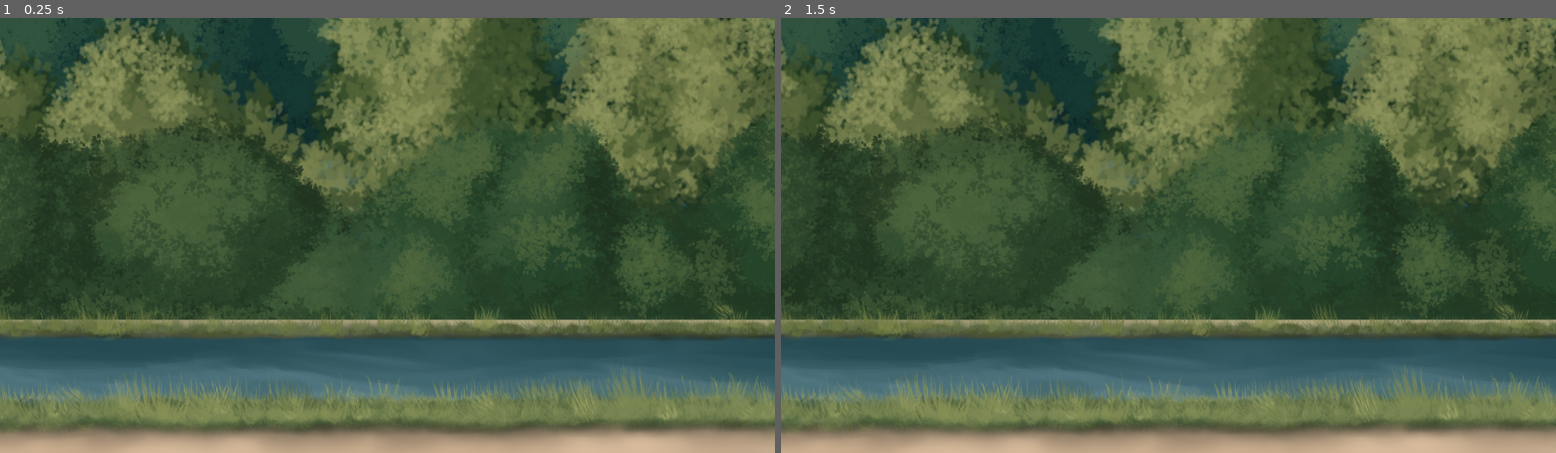
Above: before the commit, frames 1-2 (left to right).
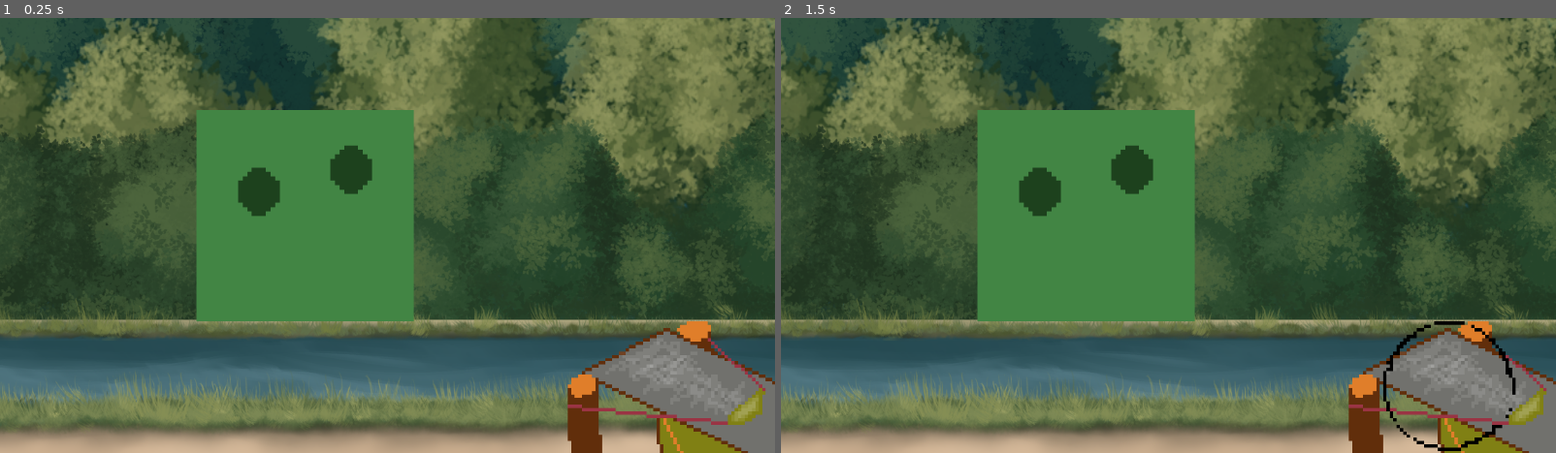
Above: after the commit, the same moments.

Repository: Karidus-423/chukichuki
Game: Godot game, scene res://main.tscn
Same seed, same stepped clock (60 frames per second), same inputs: the game is played once before the commit and once after it. Before the commit the project starts from res://scenes/background.tscn.
Inputs (mouse positions are in pixels of both pictures, inside the frame that each line leads up to):
- Up to frame 1 (0.25 s): no input
- Up to frame 2 (1.5 s): tap Enter at 0.5 s; move the mouse to (1339, 213) at 0.52 s; press the mouse at (1339, 213) at 0.53 s; tap Space at 1.25 s; move the mouse to (1013, 257) at 1.27 s; release the mouse at (1013, 257) at 1.28 s; click (1013, 257) at 1.35 s

The runs differ from the first frame. In frame 1, 18% of the frame differs, in the area x 25-100%, y 21-100%; in frame 2, 19%.
Error after the commit: Invalid access to property or key 'position' on a base object of type 'InputEventKey'. (res://scenes/shooter.gd:14)

Commit message:
basic script setup

Diff:
--- /dev/null
+++ b/main.tscn
@@ -0,0 +1,17 @@
+[gd_scene load_steps=4 format=3 uid="uid://bjrib016ix55n"]
+
+[ext_resource type="PackedScene" uid="uid://bteov26cvd4pv" path="res://scenes/background.tscn" id="1_0xm2m"]
+[ext_resource type="PackedScene" uid="uid://dw1ym850arqdr" path="res://scenes/shooter.tscn" id="2_h2yge"]
+[ext_resource type="PackedScene" uid="uid://b0fe0xeug3g5v" path="res://scenes/choku.tscn" id="3_h2yge"]
+
+[node name="main" type="Node2D"]
+
+[node name="background" parent="." instance=ExtResource("1_0xm2m")]
+
+[node name="choku" parent="." instance=ExtResource("3_h2yge")]
+position = Vector2(450, 308)
+scale = Vector2(6.86667, 6.5625)
+
+[node name="shooter_main" parent="." instance=ExtResource("2_h2yge")]
+position = Vector2(991, 566)
+scale = Vector2(5.06, 4.95813)
--- a/project.godot
+++ b/project.godot
@@ -11,9 +11,17 @@
 [application]
 
 config/name="chukichuki"
-run/main_scene="uid://bteov26cvd4pv"
+run/main_scene="uid://bjrib016ix55n"
 config/features=PackedStringArray("4.4", "GL Compatibility")
 config/icon="res://icon.svg"
+
+[input]
+
+shoot={
+"deadzone": 0.2,
+"events": [Object(InputEventMouseButton,"resource_local_to_scene":false,"resource_name":"","device":-1,"window_id":0,"alt_pressed":false,"shift_pressed":false,"ctrl_pressed":false,"meta_pressed":false,"button_mask":0,"position":Vector2(0, 0),"global_position":Vector2(0, 0),"factor":1.0,"button_index":1,"canceled":false,"pressed":false,"double_click":false,"script":null)
+]
+}
 
 [rendering]
 
--- a/scenes/chuki.tscn
+++ b/scenes/chuki.tscn
@@ -45,3 +45,4 @@
 texture_filter = 1
 sprite_frames = SubResource("SpriteFrames_g0ob2")
 animation = &"idle"
+frame_progress = 0.448623
--- /dev/null
+++ b/scenes/shooter.gd
@@ -0,0 +1,14 @@
+extends Node2D
+
+var chucki_scene = preload("res://scenes/chuki.tscn")
+
+@onready var shooter_pos = $root/shooter
+
+func _ready() -> void:
+	print("From: ", shooter_pos)
+
+func _input(event: InputEvent) -> void:
+	var chuki_instance = chucki_scene.instantiate()
+	if Input.is_action_pressed("shoot"):
+		add_child(chuki_instance)
+		print("To: ",event.position)
--- a/shooter.tscn
+++ b/scenes/shooter.tscn
@@ -1,5 +1,6 @@
-[gd_scene load_steps=6 format=3 uid="uid://dw1ym850arqdr"]
+[gd_scene load_steps=7 format=3 uid="uid://dw1ym850arqdr"]
 
+[ext_resource type="Script" uid="uid://d34w5mv3tp6pg" path="res://scenes/shooter.gd" id="1_1e8ai"]
 [ext_resource type="Texture2D" uid="uid://ddn6ppqthnjnn" path="res://assets/chuki-shooter.png" id="1_q4aig"]
 
 [sub_resource type="AtlasTexture" id="AtlasTexture_jquju"]
@@ -31,7 +32,8 @@
 "speed": 5.0
 }]
 
-[node name="Node2D" type="Node2D"]
+[node name="shooter" type="Node2D"]
+script = ExtResource("1_1e8ai")
 
 [node name="AnimatedSprite2D" type="AnimatedSprite2D" parent="."]
 texture_filter = 1
Not shown, added: scenes/shooter.gd.uid
